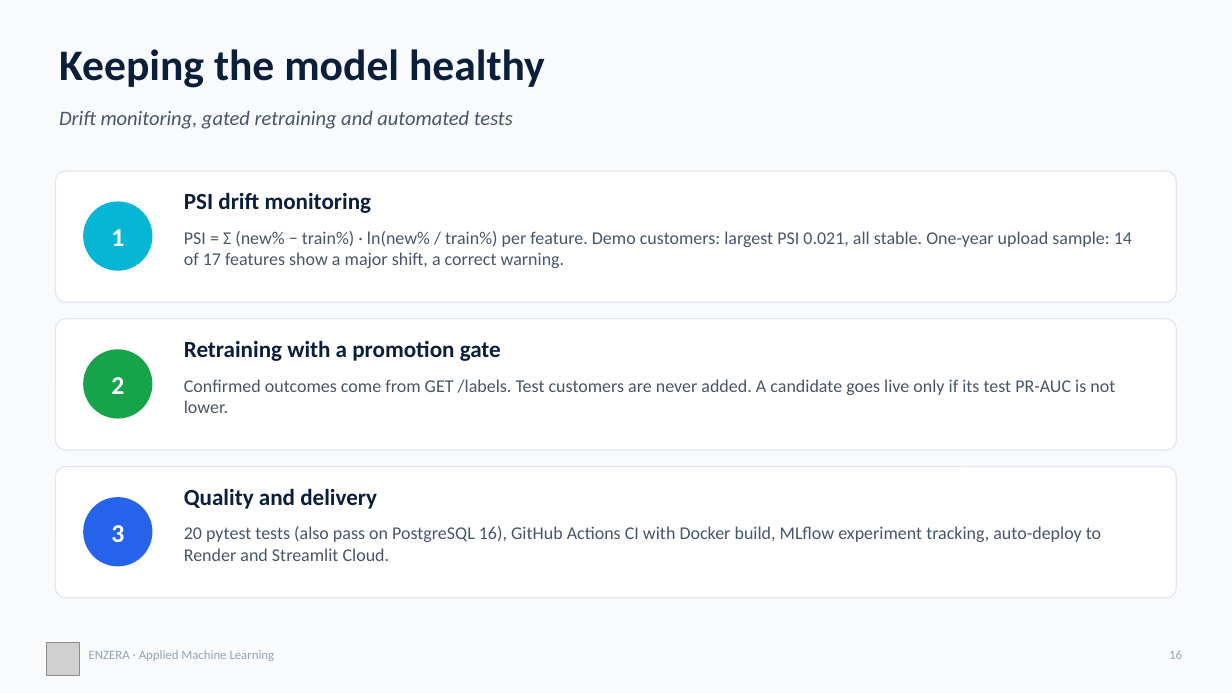
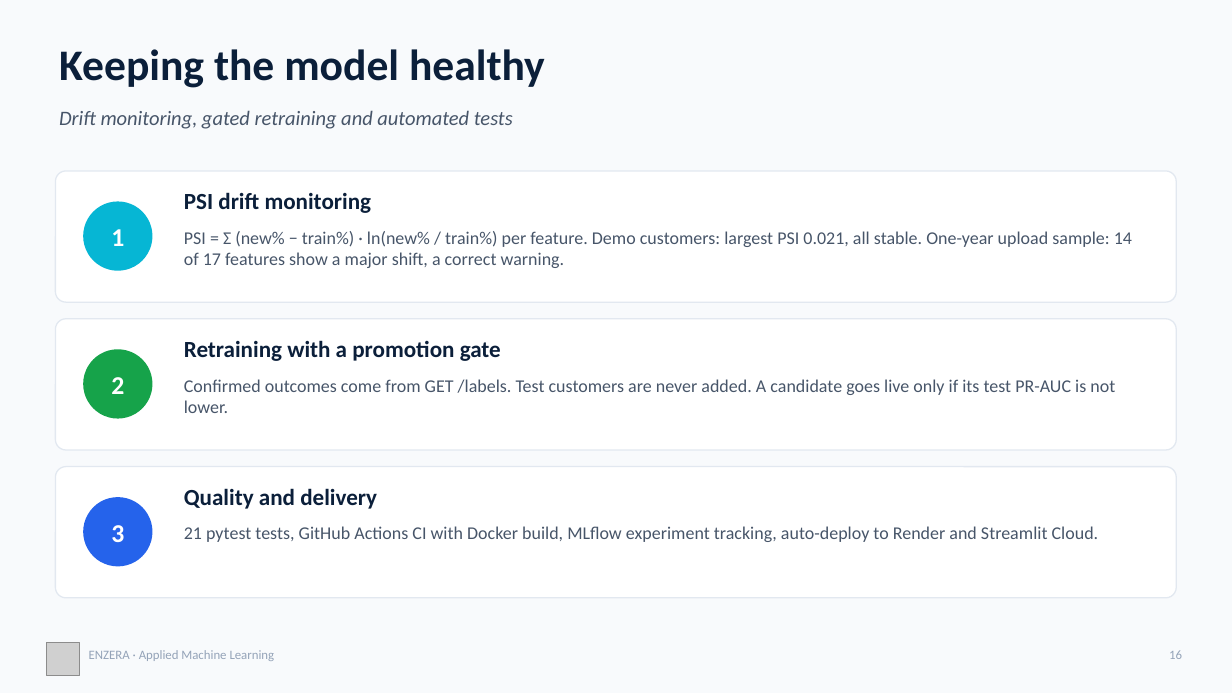
Before and after one commit to sshah711/enzera, a slide deck: slide 16 of docs/ENZERA_Presentation.pptx. Drawn at 1232x693 pixels with LibreOffice and Linux fonts; fonts in the diff are those of the drawing; grey boxes stand for pictures. Boxes give left, top, right and bottom in pixels: in the first picture for what was removed or moved away, otherwise in the second. Text is boxed around its words. In the diff, an @@ line names an element or a change of style, - is before the commit and + after.

```diff
--- a/docs/ENZERA_Presentation.pptx
+++ b/docs/ENZERA_Presentation.pptx
@@ text at (184,526,1099,542): text changed @@
-20 pytest tests (also pass on PostgreSQL 16), GitHub Actions CI with Docker build, MLflow experiment tracking, auto-deploy to Render and Streamlit Cloud.
+21 pytest tests, GitHub Actions CI with Docker build, MLflow experiment tracking, auto-deploy to Render and Streamlit Cloud.
```
Also in this commit, not shown: 2 other slides changed, 17 other files.
